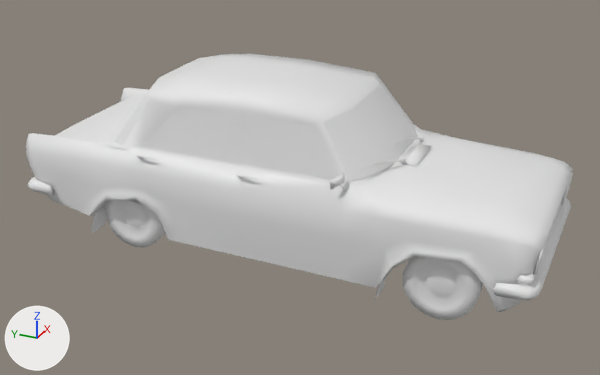
Before and after pictures for a commit that changed the OBJ model tests/gdx-tests-android/assets/data/car.obj.
Rendered twice from a camera (50 mm lens) standing at (-6.74, -3.27, 3.91) and looking at (-0.08, -0.27, 0.58). Every picture has the same lights, and +X, +Y and +Z are marked at lower left. Where no turn or scale is listed for an object, it has been applied to the vertices.

The first picture shows 'car'.
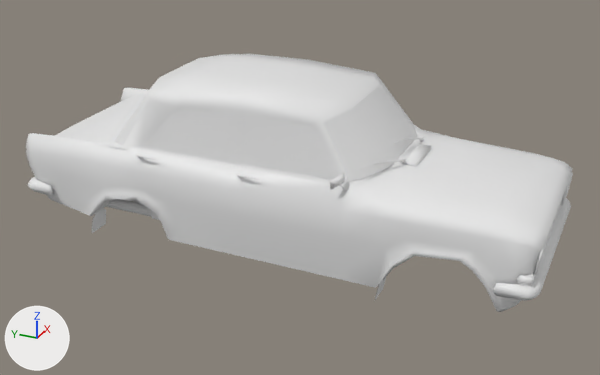
The newer file is also turned or shifted as a whole; pictures and numbers use the older file's frame.

Edits to the bpy script that builds the scene:
```text
Change me_car:
    where me_car.from_pydata(...)  # 2479 vertices, 4111 faces; spans x -0.99..0.98, y -2.69..2.38, z 0.0..1.66
    used by ob_car; location = (0.0, 0.0, 0.0)
    me_car part 1: the loose piece of 180 vertices spanning x -0.88..-0.7, y 0.82..1.46, z 0.01..0.65 is deleted
    me_car part 2: the loose piece of 180 vertices spanning x -0.89..-0.7, y -2.21..-1.57, z 0.0..0.65 is deleted
```

Location of each change, (x1, y1, x2, y2) in pixels of the pictures (600 x 375 px):
'car', reshaped: before (26, 54, 573, 320); after (26, 54, 573, 312)
part 1 of me_car, deleted: before (105, 199, 165, 248)
part 2 of me_car, deleted: before (403, 256, 482, 320)
